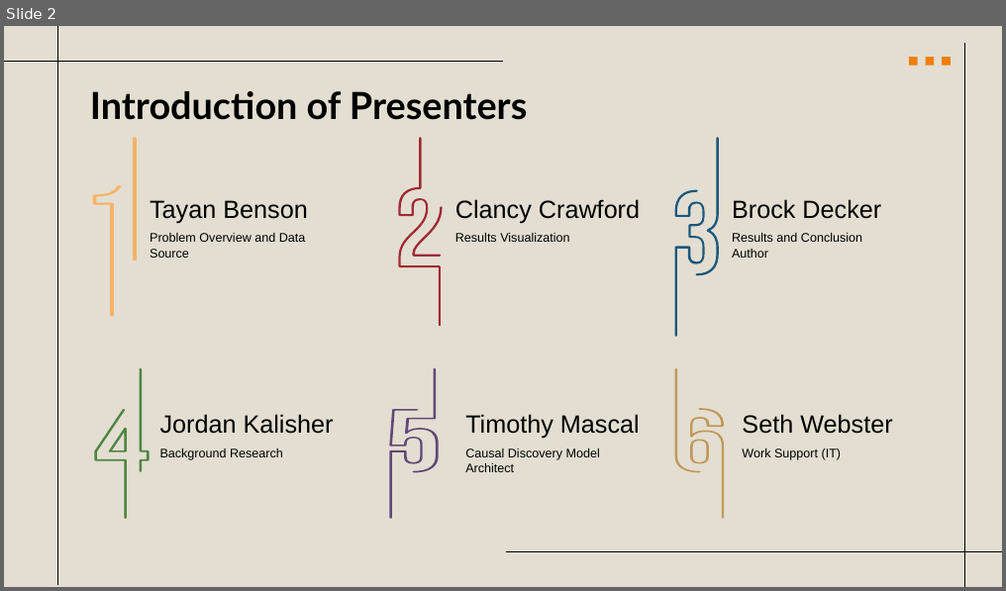
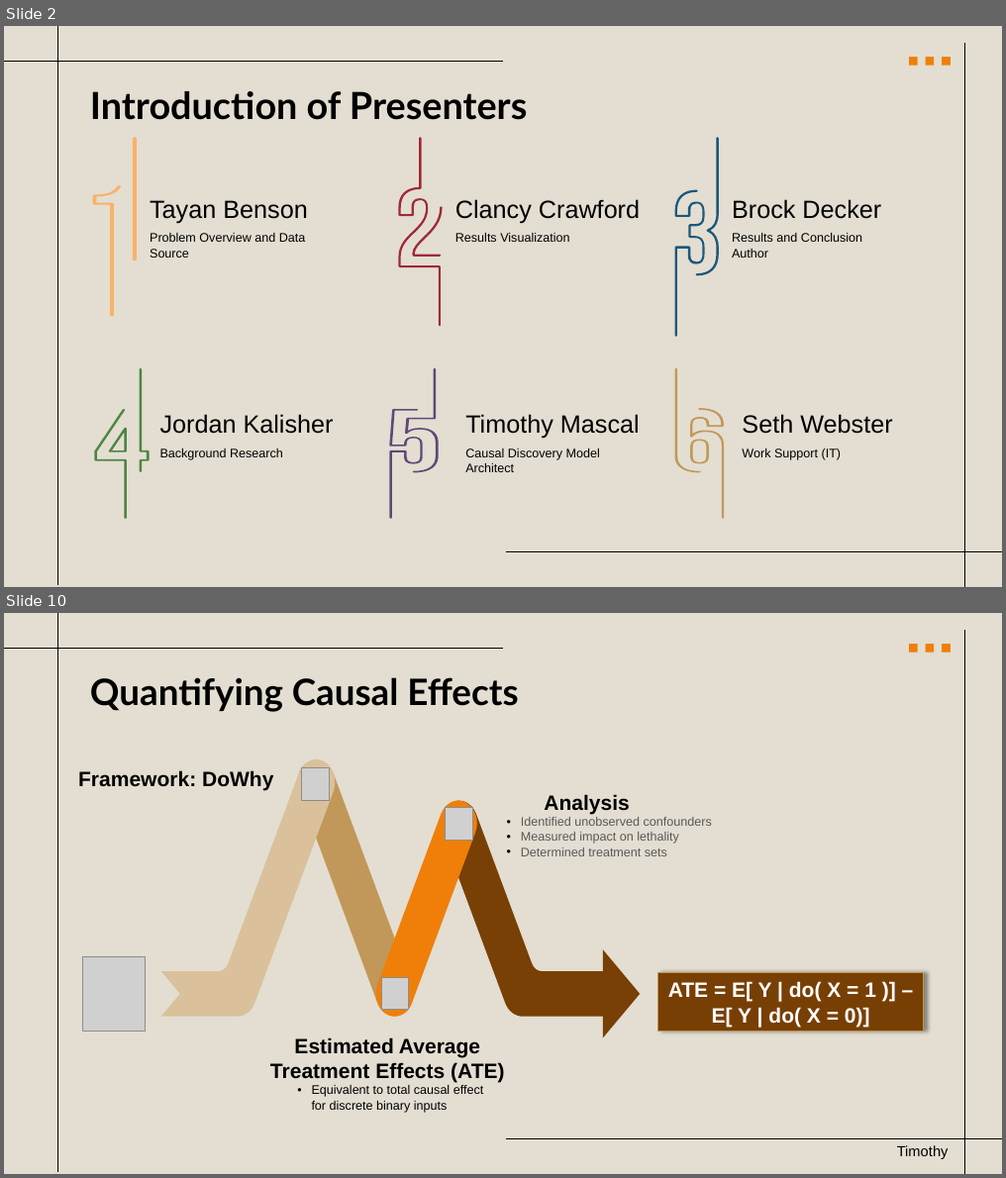
Before and after one commit to clancy-crawford/clancy-crawford.github.io, a slide deck: Projects/Lethal_Aviation_Accidents/MA_505_Final_Presentation.pptx. Shown one above the other, each under a label of ours: slide 2 before the commit, slides 2 and 10 after it; the slides between them are not shown. The pictures are 1006x591 and 1006x1178 pixels, drawn with LibreOffice and Linux fonts; fonts in the diff are those of the drawing; grey boxes stand for pictures. Boxes give left, top, right and bottom in pixels: in the first picture for what was removed or moved away, otherwise in the second. Text is boxed around its words. In the diff, an @@ line names an element or a change of style, - is before the commit and + after.

```diff
--- a/Projects/Lethal_Aviation_Accidents/MA_505_Final_Presentation.pptx
+++ b/Projects/Lethal_Aviation_Accidents/MA_505_Final_Presentation.pptx
@@ slide 10 added at [4,613,1002,1174], background #E3DED1; not listed: 7 template elements that a slide beside it also shows @@
@@ title added at [90,677,518,712], 35 pt, text #000000, bold @@
+Quantifying Causal Effects
@@ group added at [78,760,712,1113]: 5 texts, 4 freeform shapes, 4 pictures @@
+Analysis
+• Identified unobserved confounders
+• Measured impact on lethality
+• Determined treatment sets
+Estimated Average Treatment Effects (ATE)
+• Equivalent to total causal effect for discrete binary inputs
+Framework: DoWhy
@@ rectangle added at [658,973,924,1031], fill #783F05, outline #BF9554 0.75 pt, 20 pt, text #FFFFFF, bold @@
+ATE = E[ Y | do( X = 1 )] – E[ Y | do( X = 0)]
@@ text added at [897,1146,948,1159], 14 pt, text #000000 @@
+Timothy
```
Also in this commit, not shown: 10 slides changed, 4 other slides added, 4 slides removed, 1 other file.
